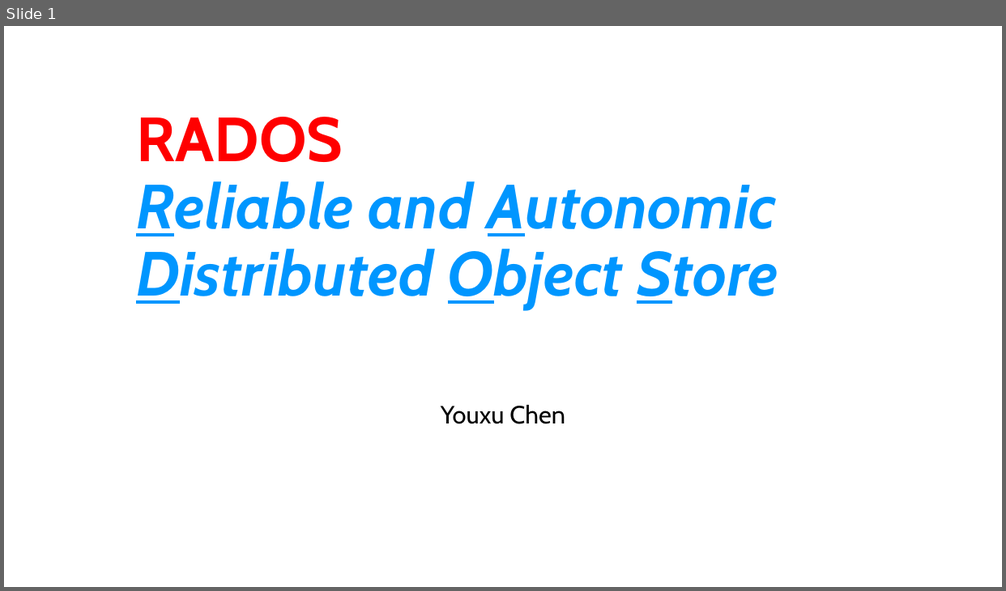
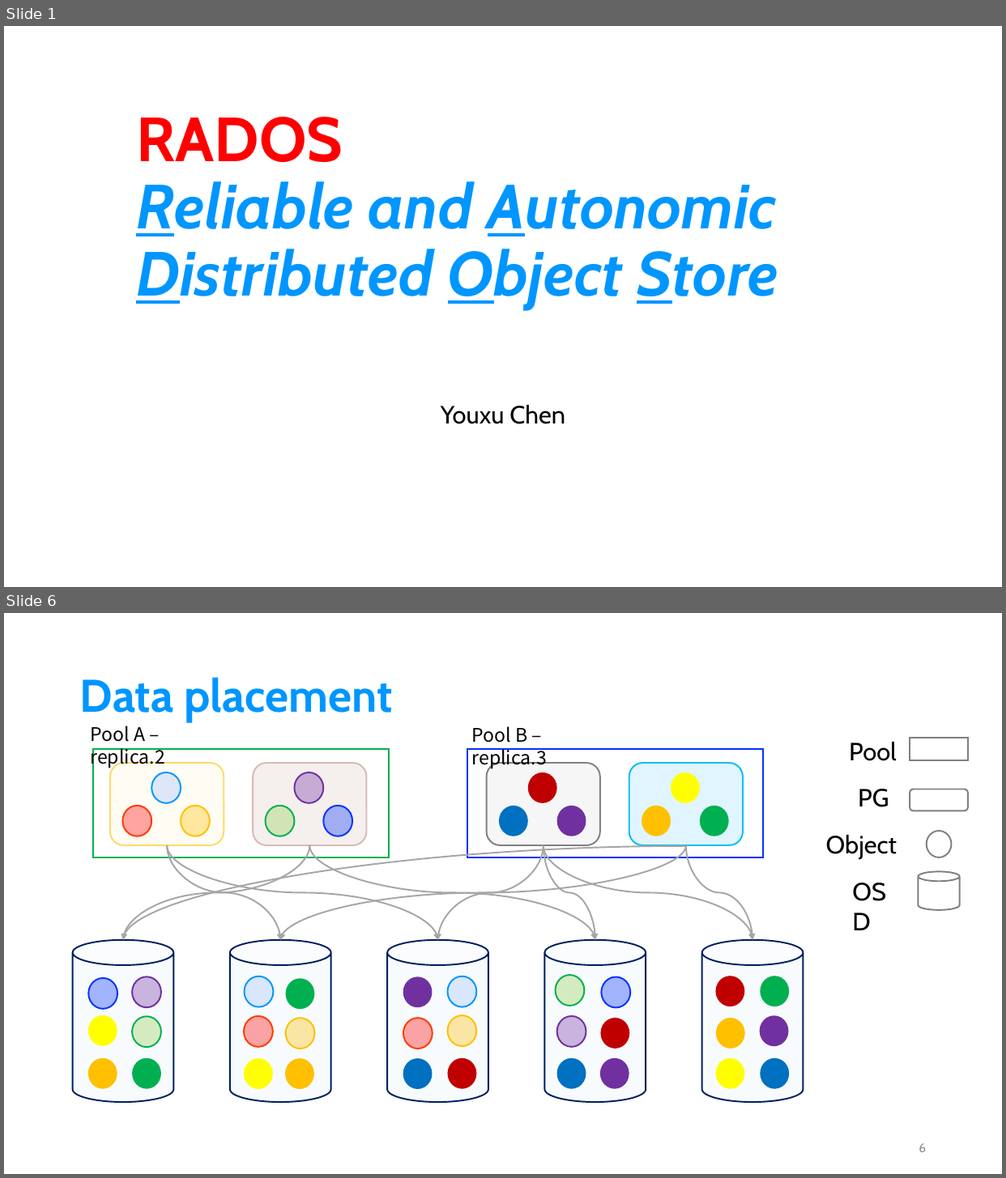
Before and after one commit to Youxu-Chen/Document-Ceph, a slide deck: RADOS.pptx. Shown one above the other, each under a label of ours: slide 1 before the commit, slides 1 and 6 after it; the slides between them are not shown. The pictures are 1006x591 and 1006x1178 pixels, drawn with LibreOffice and Linux fonts; fonts in the diff are those of the drawing. Boxes give left, top, right and bottom in pixels: in the first picture for what was removed or moved away, otherwise in the second. Text is boxed around its words. In the diff, an @@ line names an element or a change of style, - is before the commit and + after.

```diff
--- a/RADOS.pptx
+++ b/RADOS.pptx
@@ slide 6 added at (x1=4, y1=613, x2=1002, y2=1174), background #FFFFFF @@
@@ title added at (x1=80, y1=677, x2=393, y2=722), 44 pt, text #0096FF, bold @@
+Data placement
@@ text added at (x1=90, y1=726, x2=164, y2=769), 18 pt, text #000000 @@
+Pool A – replica.2
@@ text added at (x1=472, y1=726, x2=547, y2=769), 18 pt, text #000000 @@
+Pool B – replica.3
@@ group added at (x1=826, y1=738, x2=968, y2=910): 4 texts, 1 rectangle, 1 rounded rectangle, 1 ellipse, 1 cylinder @@
+Pool
+PG
+Object
+OSD
@@ group added at (x1=73, y1=749, x2=803, y2=1102): 42 ellipses, 10 curved arrows, 5 cylinders, 4 rounded rectangles, 2 rectangles @@
@@ page number added at (x1=918, y1=1144, x2=926, y2=1152), 12 pt, text #8C8C8C @@
+6
```
Also in this commit, not shown: 6 slides changed, 12 other slides added, 2 slides removed, 1 other file.
